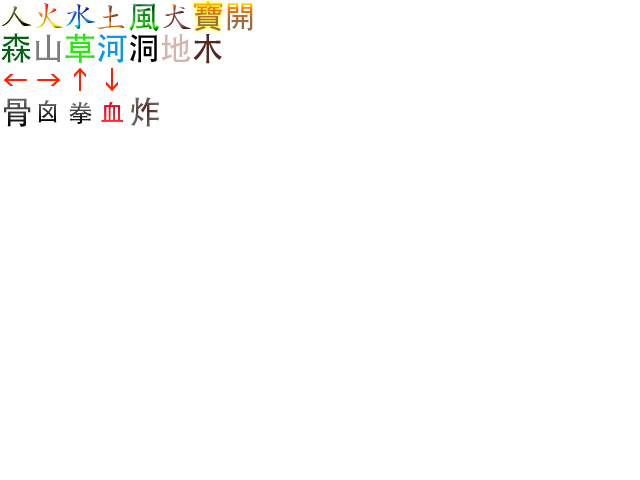
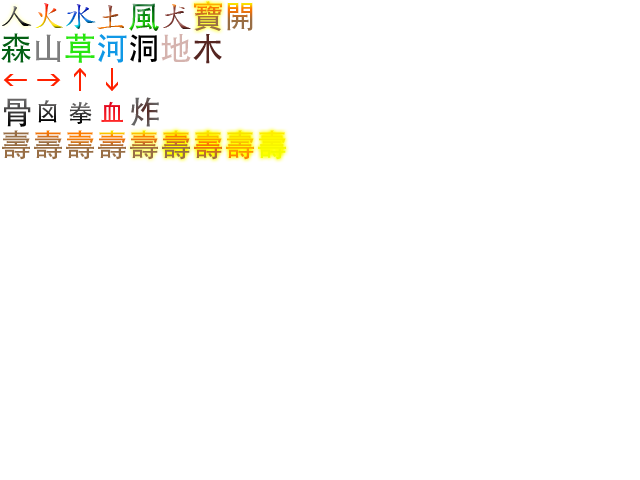
Before/after of a w=640, h=480 layered artwork. What changed in the layer stack:
added layer "life 100 copy 3" above "life 100 copy 2" over [258, 130, 286, 160]
added layer "life 100 copy 2" above "life 100 copy" over [226, 130, 254, 160]
added layer "life 100 copy" above "life 100" over [194, 130, 222, 160]
added layer "life 100" above "life 50" over [162, 130, 190, 160]
added layer "life 50" above "life 0" over [130, 130, 158, 160]
added layer "life 0" above "life 0 copy 3" over [98, 130, 126, 160]
added layer "life 0 copy 3" above "life 0 copy 2" over [2, 130, 30, 160]
added layer "life 0 copy 2" above "life 0 copy" over [34, 130, 62, 160]
added layer "life 0 copy" above "explode" over [66, 130, 94, 160]
